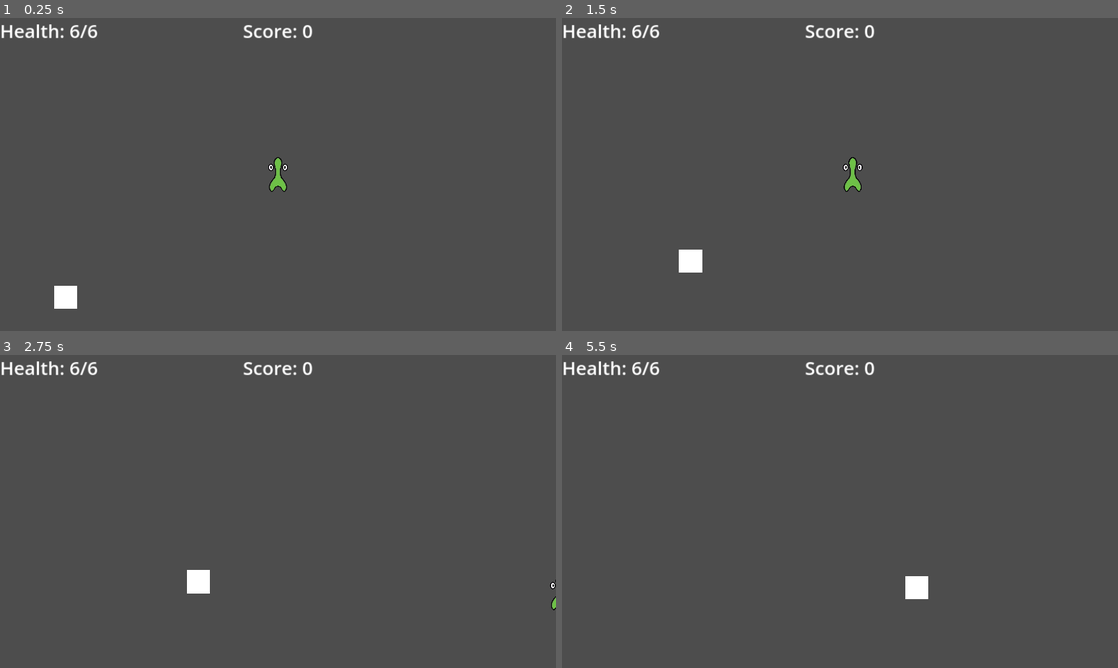
Above: before the commit, frames 1-4 (two rows, left to right).
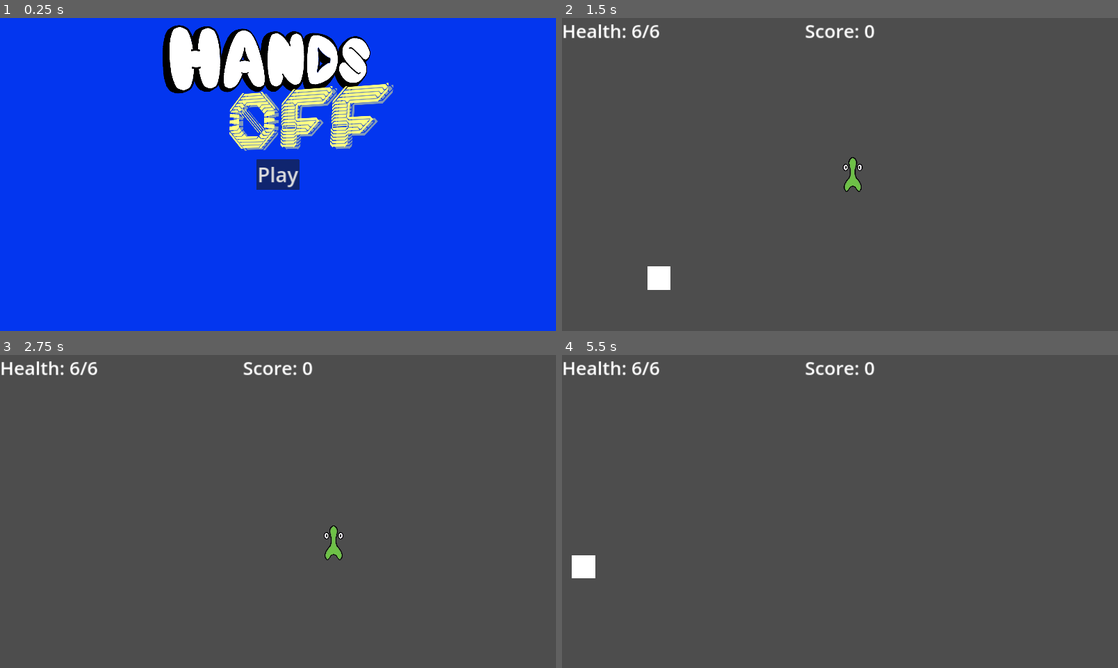
Above: after the commit, the same moments.

Repository: jonahh2160/275-group-five
Game: Godot game, scene res://scenes/title.tscn
Same seed, same stepped clock (60 frames per second), same inputs: the game is played once before the commit and once after it. Before the commit the project starts from res://scenes/main.tscn.
Inputs (mouse positions are in pixels of both pictures, inside the frame that each line leads up to):
- Up to frame 1 (0.25 s): no input
- Up to frame 2 (1.5 s): click (840, 174) at 0.5 s, where only the run after the commit has a clickable "Play"; hold D (move_right) from 1.28 s (still down); hold Shift (dodge) from 1.28 s (still down)
- Up to frame 3 (2.75 s): release D (move_right) at 2.03 s; release Shift (dodge) at 2.03 s; hold S (move_down) from 2.03 s (still down); tap Shift (dodge) at 2.1 s
- Up to frame 4 (5.5 s): release S (move_down) at 2.78 s; hold D (move_right) 2.78-3.53 s; hold Shift (dodge) 2.78-3.53 s; hold W (move_up) 3.53-4.28 s; tap Shift (dodge) at 3.6, 5.1 s; hold Shift (dodge) 4.28-5.03 s; hold A (move_left) from 4.28 s (still down)

The runs differ from the first frame. In frame 1, 100% of the frame differs, in the area x 0-100%, y 0-100%; in frame 2, 0.6%; in frame 3, 0.6%; in frame 4, 0.6%.

Commit message:
Fixed Camera and add logo to title screen
camera node is now in main as a child of player and it works, plus I added drag so it doesn't keep player at exact center

Diff:
--- a/project.godot
+++ b/project.godot
@@ -11,7 +11,7 @@
 [application]
 
 config/name="Hands Off!"
-run/main_scene="res://scenes/main.tscn"
+run/main_scene="res://scenes/title.tscn"
 config/features=PackedStringArray("4.2", "Mobile")
 config/icon="res://art/Hand_R2.png"
 
--- a/scenes/main.tscn
+++ b/scenes/main.tscn
@@ -8,13 +8,23 @@
 [ext_resource type="PackedScene" uid="uid://c7s2aqnlep8tr" path="res://scenes/bombclock.tscn" id="5_ro1tn"]
 [ext_resource type="Script" path="res://scripts/hud.gd" id="6_2dg44"]
 
+[sub_resource type="TileSet" id="TileSet_jo2ye"]
+
 [node name="main" type="Node"]
 script = ExtResource("1_nlcff")
 bombEnemy_scene = ExtResource("5_ro1tn")
 wheelEnemy_scene = ExtResource("3_q4mlm")
 
+[node name="TileMap" type="TileMap" parent="."]
+tile_set = SubResource("TileSet_jo2ye")
+format = 2
+
 [node name="Player" parent="." instance=ExtResource("2_ch8pv")]
-position = Vector2(936, 544)
+position = Vector2(944, 544)
+
+[node name="Camera2D" type="Camera2D" parent="Player"]
+drag_horizontal_enabled = true
+drag_vertical_enabled = true
 
 [node name="HUD" parent="." instance=ExtResource("5_5e0co")]
 script = ExtResource("6_2dg44")
--- a/scenes/player.tscn
+++ b/scenes/player.tscn
@@ -48,8 +48,4 @@
 [node name="CollisionShape2D2" type="CollisionShape2D" parent="Area2D"]
 shape = SubResource("CapsuleShape2D_5vdpl")
 
-[node name="Camera2D" type="Camera2D" parent="."]
-process_mode = 4
-position_smoothing_enabled = true
-
 [connection signal="body_entered" from="Area2D" to="." method="_on_area_2d_body_entered"]
--- a/scenes/title.tscn
+++ b/scenes/title.tscn
@@ -1,5 +1,6 @@
-[gd_scene load_steps=2 format=3 uid="uid://cxcoe116iwmmc"]
+[gd_scene load_steps=3 format=3 uid="uid://cxcoe116iwmmc"]
 
+[ext_resource type="Texture2D" uid="uid://c1x6ji7lnvg6n" path="res://art/Logo.png" id="1_1sj28"]
 [ext_resource type="Script" path="res://scripts/PlayButton.gd" id="1_5r7fw"]
 
 [node name="Title" type="Control"]
@@ -17,7 +18,16 @@
 anchor_bottom = 1.0
 grow_horizontal = 2
 grow_vertical = 2
-color = Color(2.10572e-08, 0.121469, 0.113332, 1)
+color = Color(0.0117761, 0.211724, 0.935332, 1)
+
+[node name="TextureRect" type="TextureRect" parent="."]
+layout_mode = 2
+offset_left = 551.0
+offset_top = -170.0
+offset_right = 2599.0
+offset_bottom = 1878.0
+scale = Vector2(0.4, 0.4)
+texture = ExtResource("1_1sj28")
 
 [node name="CenterContainer" type="CenterContainer" parent="."]
 layout_mode = 1
@@ -31,15 +41,13 @@
 [node name="VBoxContainer" type="VBoxContainer" parent="CenterContainer"]
 layout_mode = 2
 
-[node name="Label" type="Label" parent="CenterContainer/VBoxContainer"]
+[node name="MarginContainer" type="MarginContainer" parent="CenterContainer/VBoxContainer"]
 layout_mode = 2
-theme_override_font_sizes/font_size = 100
-text = "HANDS OFF!"
 
-[node name="PlayButton" type="Button" parent="CenterContainer/VBoxContainer"]
+[node name="PlayButton" type="Button" parent="CenterContainer/VBoxContainer/MarginContainer"]
 layout_mode = 2
 theme_override_font_sizes/font_size = 70
 text = "Play"
 script = ExtResource("1_5r7fw")
 
-[connection signal="pressed" from="CenterContainer/VBoxContainer/PlayButton" to="CenterContainer/VBoxContainer/PlayButton" method="_on_pressed"]
+[connection signal="pressed" from="CenterContainer/VBoxContainer/MarginContainer/PlayButton" to="CenterContainer/VBoxContainer/MarginContainer/PlayButton" method="_on_pressed"]
Not shown: 1 places in scenes/main.tscn that only renumber resources
